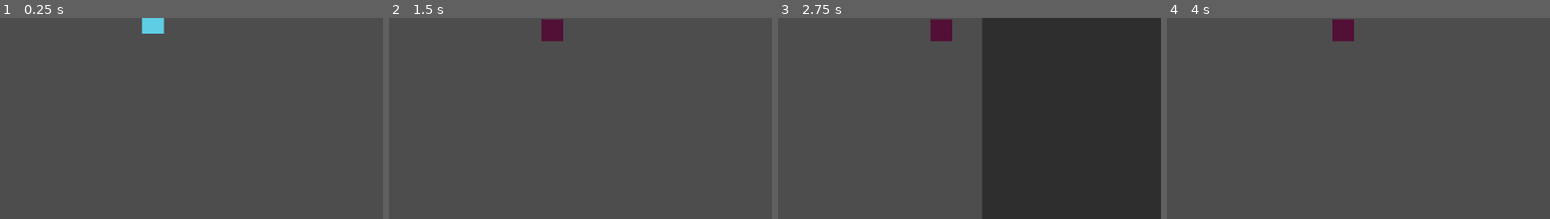
Above: before the commit, frames 1-4 (left to right).
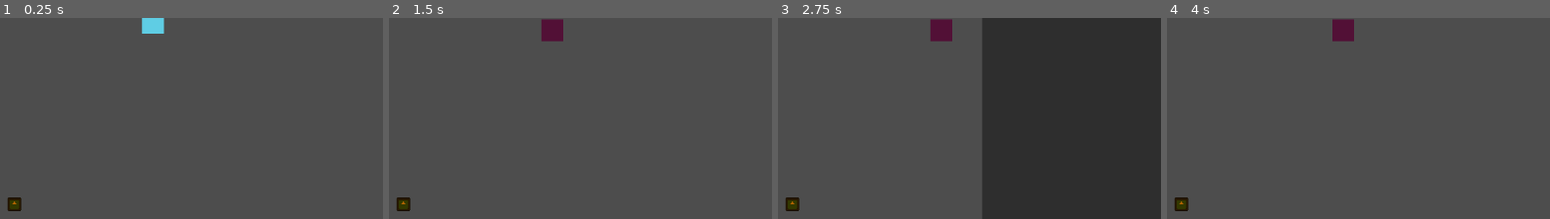
Above: after the commit, the same moments.

Repository: LunarTides/God-Game
Game: Godot game, scene res://scenes/main.tscn
The game is run twice, just before and just after one commit, with the same random seed, the same clock (stepped at 60 frames per second) and the same inputs. The engine's default icon, where the game draws it, is replaced by a stand-in: a white triangle on a blue panel in a dark square.
Inputs (mouse positions are % of the whole screen's width and height, from its top left):
- Up to frame 1 (0.25 s): no input
- Up to frame 2 (1.5 s): drag from (30, 20) to (96, 10) at 0.52 s; click (66, 95) at 1.25 s
- Up to frame 3 (2.75 s): drag from (92, 13) to (30, 20) at 2.02 s
- Up to frame 4 (4 s): click (37, 95) at 2.75 s; tap Enter at 3.5 s; move the mouse to (62, 26) at 3.52 s; hold D (move_right) from 3.53 s (still down); right-click (62, 26) at 3.6 s; click (62, 26) at 3.67 s
The pictures show only the part of the screen within x 9-59%, y 17-67%; the shares and areas given below are measured in that part.

The runs differ from the first frame. In frame 1, 0.2% of the frame differs, in the area x 2-6%, y 89-97%; in frame 2, 0.2%; in frame 3, 0.2%; in frame 4, 0.2%.

Commit message:
Add WorldResource node
The sprite is temporary

Diff:
--- a/project.godot
+++ b/project.godot
@@ -20,6 +20,10 @@
 BeehaveGlobalMetrics="*res://addons/beehave/metrics/beehave_global_metrics.gd"
 BeehaveGlobalDebugger="*res://addons/beehave/debug/global_debugger.gd"
 Game="*res://scripts/game.gd"
+
+[debug]
+
+gdscript/warnings/unused_parameter=0
 
 [editor_plugins]
 
--- a/scenes/entities/human.tscn
+++ b/scenes/entities/human.tscn
@@ -1,6 +1,6 @@
 [gd_scene load_steps=8 format=3 uid="uid://cexc6ca643j5m"]
 
-[ext_resource type="Script" path="res://resources/entity.gd" id="1_qtm0m"]
+[ext_resource type="Script" path="res://scripts/entity.gd" id="1_asvau"]
 [ext_resource type="Texture2D" uid="uid://n6ijoouq0gwe" path="res://assets/entities/human.png" id="2_8p5n2"]
 [ext_resource type="Script" path="res://addons/beehave/nodes/beehave_tree.gd" id="3_5f4ql"]
 [ext_resource type="Script" path="res://ai/entities/walk_to_center_of_screen.gd" id="4_i7g7e"]
@@ -12,9 +12,9 @@
 
 [node name="Human" type="CharacterBody2D"]
 
-[node name="Entity" type="Node" parent="." node_paths=PackedStringArray("character", "sprite", "ai", "area", "walk_to_position")]
-script = ExtResource("1_qtm0m")
-character = NodePath("..")
+[node name="Entity" type="Node" parent="." node_paths=PackedStringArray("body", "sprite", "ai", "area", "walk_to_position")]
+script = ExtResource("1_asvau")
+body = NodePath("..")
 sprite = NodePath("../Sprite")
 ai = NodePath("../AI")
 area = NodePath("../Area2D")
@@ -53,7 +53,7 @@
 
 [node name="AI" type="Node" parent="." node_paths=PackedStringArray("blackboard", "actor")]
 script = ExtResource("3_5f4ql")
-blackboard = NodePath("@Node@48751")
+blackboard = NodePath("@Node@70184")
 actor = NodePath("..")
 
 [node name="Walk" type="Node" parent="AI"]
--- a/scenes/main.tscn
+++ b/scenes/main.tscn
@@ -1,9 +1,10 @@
-[gd_scene load_steps=5 format=3 uid="uid://dgojrxaey8v1m"]
+[gd_scene load_steps=6 format=3 uid="uid://dgojrxaey8v1m"]
 
 [ext_resource type="Script" path="res://scripts/main.gd" id="1_74ilg"]
 [ext_resource type="PackedScene" uid="uid://ctb6jd8v40e14" path="res://scenes/entity_panel.tscn" id="1_xf4ig"]
 [ext_resource type="PackedScene" uid="uid://cexc6ca643j5m" path="res://scenes/entities/human.tscn" id="1_yv24n"]
 [ext_resource type="Texture2D" uid="uid://bkfgd6j6g7rsd" path="res://icon.svg" id="4_qvki0"]
+[ext_resource type="PackedScene" uid="uid://cgsbhlhbiw7xh" path="res://scenes/resources/wood.tscn" id="5_kfle5"]
 
 [node name="Main" type="Node2D" node_paths=PackedStringArray("entity_panel")]
 script = ExtResource("1_74ilg")
@@ -23,3 +24,6 @@
 
 [node name="Human2" parent="." instance=ExtResource("1_yv24n")]
 position = Vector2(1099, 74)
+
+[node name="Wood" parent="." instance=ExtResource("5_kfle5")]
+position = Vector2(122, 404)
--- /dev/null
+++ b/scenes/resources/wood.tscn
@@ -0,0 +1,30 @@
+[gd_scene load_steps=4 format=3 uid="uid://cgsbhlhbiw7xh"]
+
+[ext_resource type="Script" path="res://scripts/resource.gd" id="1_sl34n"]
+[ext_resource type="Texture2D" uid="uid://bkfgd6j6g7rsd" path="res://icon.svg" id="2_4bvxu"]
+
+[sub_resource type="RectangleShape2D" id="RectangleShape2D_ro8ng"]
+
+[node name="Wood" type="StaticBody2D"]
+
+[node name="WorldResource" type="Node" parent="." node_paths=PackedStringArray("body", "sprite", "area")]
+script = ExtResource("1_sl34n")
+body = NodePath("..")
+sprite = NodePath("../Sprite")
+area = NodePath("../Area2D")
+resource_name = &"Wood"
+
+[node name="Sprite" type="Sprite2D" parent="."]
+modulate = Color(0.72549, 0.4, 0, 1)
+scale = Vector2(0.15625, 0.15625)
+texture = ExtResource("2_4bvxu")
+
+[node name="CollisionShape2D" type="CollisionShape2D" parent="."]
+visible = false
+shape = SubResource("RectangleShape2D_ro8ng")
+
+[node name="Area2D" type="Area2D" parent="."]
+
+[node name="CollisionShape2D" type="CollisionShape2D" parent="Area2D"]
+visible = false
+shape = SubResource("RectangleShape2D_ro8ng")
--- a/resources/entity.gd
+++ b/scripts/entity.gd
@@ -3,23 +3,23 @@
 ## A base entity class which defines methods / members that applies to every living entity.
 ## @experimental
 
-## Emitted when the entity is damaged
+## Emitted when the entity is damaged.
 signal damaged(amount: int)
 
-## Emitted when the entity dies
+## Emitted when the entity dies.
 signal killed
 
 ## The CharacterBody of the entity. This will be the thing that moves.
-## The CharacterBody should probably be the root of the entity
-@export var character: CharacterBody2D
+## The CharacterBody should probably be the root of the entity.
+@export var body: CharacterBody2D
 
-## The entity's sprite. This should probably be a sibling to the Entity node
+## The entity's sprite. This should probably be a sibling to the [Entity] node.
 @export var sprite: Sprite2D
 
-## The entity's AI tree node. This will define the AI's behaviour
+## The entity's AI tree node. This will define the AI's behaviour.
 @export var ai: BeehaveTree
 
-## The entity's Area node. This is currently only used for hover detection, so define the collision shape correctly
+## The entity's Area node. This is currently only used for hover detection, so define the collision shape correctly.
 @export var area: Area2D
 
 ## The WalkToPosition AI node. Every entity should have this node in the AI tree,
@@ -32,33 +32,33 @@
 ## How fast the entity moves. The formula is: [code]velocity = normalized_vector * 16 * speed * delta[/code]
 @export var speed: int = 200
 
-## Whether or not the player is controlling this entity. If so, it disables the AI
+## Whether or not the player is controlling this entity. If so, it disables the AI.
 @export var is_controlling: bool = false
 
-## The possible first names for each gender
+## The possible first names for each gender.
 @export var possible_first_names: Dictionary = {
 	"Male": [],
 	"Female": [],
 	"Non-binary": []
 }
 
-## The possible last names for the entity
+## The possible last names for the entity.
 @export var possible_last_names: Array[String]
 
 # CAUTION: Be careful of cancelations on xitter
-## The possible genders for the entity
+## The possible genders for the entity.
 @export var possible_genders: Array[String] = ["Male", "Female", "Non-binary"]
 
-## The color of the sprite's modulate if the AI is controlling it
+## The color of the sprite's modulate if the AI is controlling it.
 @export var ai_color := Color.WHITE
 
-## The color of the sprite's modulate if the Player is controlling it
+## The color of the sprite's modulate if the Player is controlling it.
 @export var player_color := Color.CRIMSON
 
-## The color of the sprite's modulate if the Player is hovering their mouse over it
+## The color of the sprite's modulate if the Player is hovering their mouse over it.
 @export var hover_color := Color.YELLOW
 
-## The entity's gender
+## The entity's gender.
 var gender = "None"
 
 ## The abbreviated version of the entity's gender.
@@ -71,11 +71,11 @@
 	set(_value):
 		return
 
-## The entity's name
+## The entity's name.
 var entity_name := "Placeholder"
 
 ## How close the entity has to get to its target position before reaching it.
-## This is to prevent jittering once it reaches its target
+## This is to prevent jittering once it reaches its target.
 @export var target_treshold: float = 5
 
 func _ready():
@@ -94,15 +94,15 @@
 
 	if is_controlling:
 		# Control the entity
-		character.velocity = Input.get_vector("move_left", "move_right", "move_up", "move_down")
+		body.velocity = Input.get_vector("move_left", "move_right", "move_up", "move_down")
 
-	character.velocity = character.velocity.normalized() * 16 * speed * delta
+	body.velocity = body.velocity.normalized() * 16 * speed * delta
 
 	if walk_to_position.position and not is_controlling:
-		if character.position.distance_to(walk_to_position.position) > target_treshold:
-			character.move_and_slide()
+		if body.position.distance_to(walk_to_position.position) > target_treshold:
+			body.move_and_slide()
 	else:
-		character.move_and_slide()
+		body.move_and_slide()
 
 func _on_area_input_event(viewport: Node, event: InputEvent, shape_idx: int):
 	if event.is_action_pressed("left_click"):
@@ -128,34 +128,35 @@
 
 	if health <= 0:
 		killed.emit()
-		character.queue_free()
+		body.queue_free()
 
-## Toggle control over the entity
+## Toggle control over the entity.
 func toggle_control():
 	is_controlling = not is_controlling
 	_reset_modulate()
 
-## Begins moving the entity towards the target node
+## Begins moving the entity towards the target node.
 func set_target(target: Node2D):
 	walk_to_position.position = target.global_position
 
-## Begins moving the entity towards the target position
+## Begins moving the entity towards the target position.
 func set_target_position(position: Vector2):
 	walk_to_position.position = position
 
-## Unsets the target. The AI will resume its normal operations
+## Unsets the target. The AI will resume its normal operations.
 func unset_target():
 	walk_to_position.position = Vector2.ZERO
 
-## Returns if the entity has a target. As long as an AI is controlling the entity, this will almost always return true
+## Returns if the entity has a target.
+## As long as an AI is controlling the entity, this will almost always return true.
 func has_target():
 	return walk_to_position.position != null
 
-## Randomize and set the entity's gender
+## Randomize and set the entity's gender.
 func generate_gender():
 	gender = possible_genders.pick_random()
 
 ## Generates a random first name, and last name and gives them to the entity.
-## The first name depends on the gender, and the pool is [member possible_first_names] and [member possible_last_names]
+## The first name depends on the gender, and the pool is [member possible_first_names] and [member possible_last_names].
 func generate_name():
 	entity_name = "%s %s" % [possible_first_names[gender].pick_random(), possible_last_names.pick_random()]
--- a/scripts/main.gd
+++ b/scripts/main.gd
@@ -2,6 +2,7 @@
 
 @export var entity_panel: Panel
 
+# TODO: Remove at some point
 @onready var entity: Entity = $Human/Entity
 var moving := false
 
@@ -13,6 +14,7 @@
 func _process(delta):
 	pass
 
+# TODO: Remove at some point
 func _unhandled_input(event):
 	if event.as_text() == "0" and event.is_released():
 		if moving:
--- /dev/null
+++ b/scripts/resource.gd
@@ -0,0 +1,26 @@
+extends Node
+class_name WorldResource
+## A base resource class which defines methods / members that applies to every inanimate resource.
+## @experimental
+
+## The StaticBody of the resource.
+## The body should probably be the root of the resource.
+@export var body: StaticBody2D
+
+## The resource's sprite. This should probably be a sibling to the [WorldResource] node.
+@export var sprite: Sprite2D
+
+## The resource's Area node.
+@export var area: Area2D
+
+## The resource's name.
+@export var resource_name: StringName
+
+# Called when the node enters the scene tree for the first time.
+func _ready():
+	pass # Replace with function body.
+
+
+# Called every frame. 'delta' is the elapsed time since the previous frame.
+func _process(delta):
+	pass
